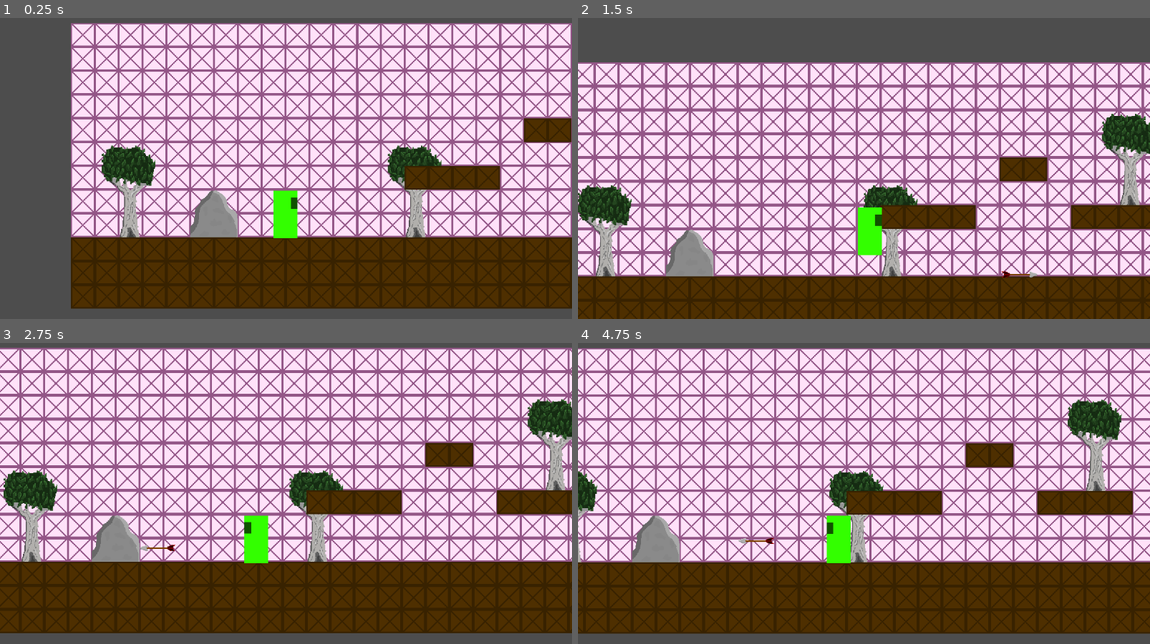
Above: before the commit, frames 1-4 (two rows, left to right).
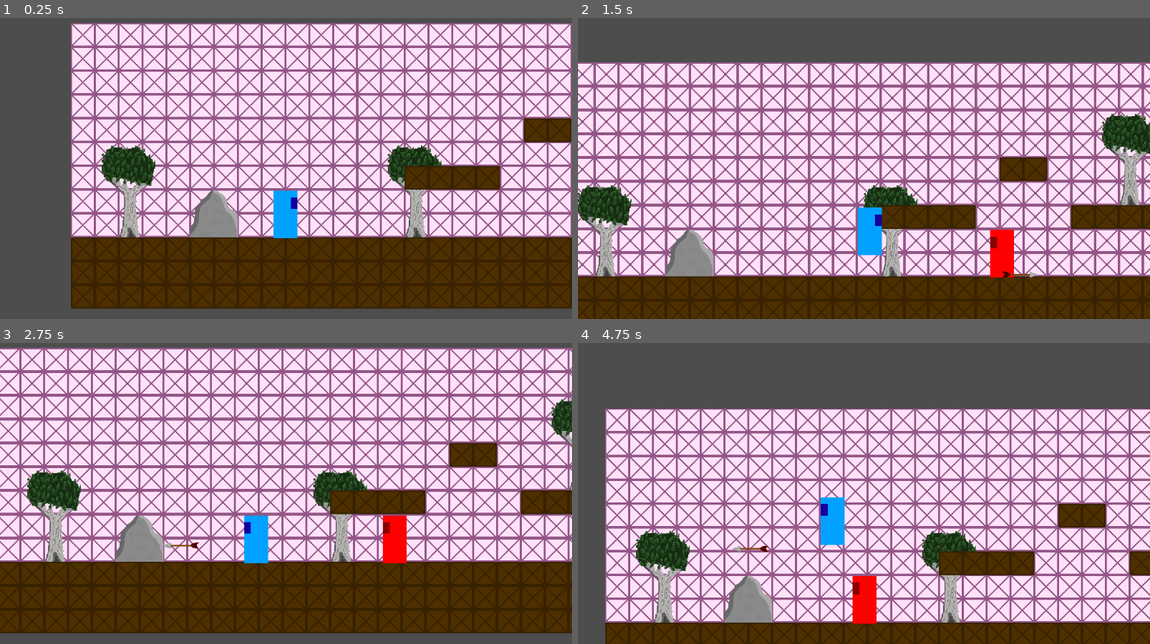
Above: after the commit, the same moments.

Repository: LeonardoSeijiNakayama/Oka
Game: Godot game, scene res://World.tscn
The game is run twice, just before and just after one commit, with the same random seed, the same clock (stepped at 60 frames per second) and the same inputs.
Inputs (mouse positions are in pixels of both pictures, inside the frame that each line leads up to):
- Up to frame 1 (0.25 s): no input
- Up to frame 2 (1.5 s): move the mouse to (989, 141) at 0.52 s; hold D (right) from 0.53 s (still down); click (989, 141) at 0.6 s; tap W (up) at 0.77, 1.07 s; tap Q (swap) at 0.8, 1.35 s; move the mouse to (749, 174) at 1.27 s
- Up to frame 3 (2.75 s): tap W (up) at 1.52, 1.55, 1.82 s; move the mouse to (343, 412) at 2.02 s; release D (right) at 2.03 s; hold A (left) from 2.03 s (still down); hold W (up) from 2.03 s (still down); click (343, 412) at 2.3 s
- Up to frame 4 (4.75 s): move the mouse to (835, 547) at 2.77 s; release A (left) at 2.78 s; release W (up) at 2.78 s; hold D (right) 2.78-4.28 s; click (835, 547) at 2.85 s; tap W (up) at 3.02, 3.32, 4.52 s; tap Q (swap) at 3.05, 4.35 s; move the mouse to (1035, 532) at 3.52 s; hold W (up) 3.53-4.28 s; tap Shift (dash) at 3.6 s; move the mouse to (692, 436) at 4.27 s; hold A (left) from 4.28 s (still down); click (692, 436) at 4.55 s

The runs differ from the first frame. In frame 1, 0.7% of the frame differs, in the area x 47-53%, y 57-74%; in frame 2, 1.3%; in frame 3, 9.4%; in frame 4, 77%, in the area x 0-100%, y 1-100%.

Commit message:
Basic Enemy Mechanics

Diff:
--- /dev/null
+++ b/Enemy/enemy.tscn
@@ -0,0 +1,61 @@
+[gd_scene load_steps=9 format=3 uid="uid://c4te4mr2noc80"]
+
+[ext_resource type="Texture2D" uid="uid://cvj13x73weyoy" path="res://Enemy/hitbox_enemy.png" id="1_2pb1h"]
+[ext_resource type="Script" uid="uid://mxhy54k0637p" path="res://Enemy/gravity.gd" id="2_px1sc"]
+[ext_resource type="Script" uid="uid://cvux7jk46v73n" path="res://state_machine/node_finite_state_machine.gd" id="3_am0pq"]
+[ext_resource type="Script" uid="uid://dispbe3grmb4s" path="res://Enemy/state_machine_controller.gd" id="3_m6jha"]
+[ext_resource type="Script" uid="uid://b5df4bdvnfunk" path="res://Enemy/state_hunt.gd" id="4_ncf7h"]
+[ext_resource type="Script" uid="uid://dm8pjufsnyqkh" path="res://Enemy/state_attack.gd" id="5_m6jha"]
+
+[sub_resource type="RectangleShape2D" id="RectangleShape2D_px1sc"]
+size = Vector2(58, 122)
+
+[sub_resource type="SegmentShape2D" id="SegmentShape2D_glvfu"]
+b = Vector2(800, 0)
+
+[node name="Enemy" type="CharacterBody2D" groups=["Enemy"]]
+
+[node name="Sprite2D" type="Sprite2D" parent="."]
+texture = ExtResource("1_2pb1h")
+
+[node name="CollisionShape2D" type="CollisionShape2D" parent="."]
+shape = SubResource("RectangleShape2D_px1sc")
+
+[node name="Gravity" type="Node" parent="." node_paths=PackedStringArray("character_body_2d", "sprite_2d")]
+script = ExtResource("2_px1sc")
+character_body_2d = NodePath("..")
+sprite_2d = NodePath("../Sprite2D")
+
+[node name="StateMachineController" type="Node" parent="." node_paths=PackedStringArray("node_finite_state_machine")]
+script = ExtResource("3_m6jha")
+node_finite_state_machine = NodePath("../StateMachine")
+
+[node name="StateMachine" type="Node" parent="." node_paths=PackedStringArray("initial_node_state")]
+script = ExtResource("3_am0pq")
+initial_node_state = NodePath("Hunt")
+
+[node name="Hunt" type="Node" parent="StateMachine" node_paths=PackedStringArray("character_body_2d", "sprite_2d", "ray_front")]
+script = ExtResource("4_ncf7h")
+character_body_2d = NodePath("../..")
+sprite_2d = NodePath("../../Sprite2D")
+speed = 400.0
+jump_force = -600.0
+ray_front = NodePath("../../RayCast2D")
+
+[node name="Attack" type="Node" parent="StateMachine" node_paths=PackedStringArray("character_body_2d", "sprite_2d")]
+script = ExtResource("5_m6jha")
+character_body_2d = NodePath("../..")
+sprite_2d = NodePath("../../Sprite2D")
+
+[node name="AttackArea" type="Area2D" parent="."]
+
+[node name="CollisionShape2D" type="CollisionShape2D" parent="AttackArea"]
+position = Vector2(-400, 0)
+shape = SubResource("SegmentShape2D_glvfu")
+debug_color = Color(0.99722415, 0, 0.18023321, 0.41960785)
+
+[node name="RayCast2D" type="RayCast2D" parent="."]
+target_position = Vector2(80, 0)
+
+[connection signal="body_entered" from="AttackArea" to="StateMachineController" method="_on_attack_area_body_entered"]
+[connection signal="body_exited" from="AttackArea" to="StateMachineController" method="_on_attack_area_body_exited"]
--- /dev/null
+++ b/Enemy/gravity.gd
@@ -0,0 +1,11 @@
+extends Node
+
+@export var character_body_2d : CharacterBody2D
+@export var sprite_2d : Sprite2D
+
+var GRAVITY : float = 1000.
+
+func _physics_process(delta: float) -> void:
+	if !character_body_2d.is_on_floor():
+		character_body_2d.velocity.y += GRAVITY * delta
+	character_body_2d.move_and_slide()
--- /dev/null
+++ b/Enemy/state_attack.gd
@@ -0,0 +1,17 @@
+extends NodeState
+
+@export var character_body_2d : CharacterBody2D
+@export var sprite_2d : Sprite2D
+@export var slow_down_speed : float = 100
+
+func on_process(delta : float):
+	pass
+
+func on_physics_process(delta : float):
+	character_body_2d.velocity.x = move_toward(character_body_2d.velocity.x, 0, slow_down_speed * delta)
+
+func enter():
+	pass
+
+func exit():
+	pass
--- /dev/null
+++ b/Enemy/state_hunt.gd
@@ -0,0 +1,33 @@
+extends NodeState
+
+@export var character_body_2d: CharacterBody2D
+@export var sprite_2d: Sprite2D
+@export var speed: float = 120.0
+@export var jump_force: float = -750.0
+@export var ray_front: RayCast2D
+
+var player: CharacterBody2D
+
+func on_physics_process(delta: float) -> void:
+
+	var diff := player.global_position - character_body_2d.global_position
+	var direction = sign(diff.x)
+
+	sprite_2d.flip_h = !(direction > 0)
+	ray_front.scale.x = direction
+
+	character_body_2d.velocity.x = direction * speed
+
+	var hit := ray_front.get_collider()
+	if hit != null and hit.is_in_group("Obstacle") and character_body_2d.is_on_floor():
+		character_body_2d.velocity.y = jump_force
+
+
+func enter() -> void:
+	var players := get_tree().get_nodes_in_group("Player")
+	if players.size() > 0:
+		player = players[0] as CharacterBody2D
+
+
+func exit() -> void:
+	pass
--- /dev/null
+++ b/Enemy/state_machine_controller.gd
@@ -0,0 +1,11 @@
+extends Node
+
+@export var node_finite_state_machine : NodeFiniteStateMachine
+
+func _on_attack_area_body_entered(body: Node2D) -> void:
+	if body.is_in_group("Player"):
+			node_finite_state_machine.transition_to("attack")
+
+func _on_attack_area_body_exited(body: Node2D) -> void:
+	if body.is_in_group("Player"):
+		node_finite_state_machine.transition_to("hunt")
--- a/Player.tscn
+++ b/Player.tscn
@@ -1,7 +1,7 @@
 [gd_scene load_steps=6 format=3 uid="uid://ccuoxfb8fix7q"]
 
 [ext_resource type="Script" uid="uid://gj4q8r6rfj05" path="res://player.gd" id="1_kpjcp"]
-[ext_resource type="Texture2D" uid="uid://b4vl0udeodkwo" path="res://hitbox_player.png" id="1_xhfnw"]
+[ext_resource type="Texture2D" uid="uid://3kq8fjhu6p57" path="res://hitbox_player2.png" id="2_kne1u"]
 [ext_resource type="Texture2D" uid="uid://y3i3s4q2q7wv" path="res://attack_area.png" id="3_kne1u"]
 
 [sub_resource type="RectangleShape2D" id="RectangleShape2D_kpjcp"]
@@ -10,7 +10,7 @@
 [sub_resource type="RectangleShape2D" id="RectangleShape2D_kne1u"]
 size = Vector2(128, 128)
 
-[node name="CharacterBody2D" type="CharacterBody2D"]
+[node name="CharacterBody2D" type="CharacterBody2D" groups=["Player"]]
 z_index = 1
 script = ExtResource("1_kpjcp")
 
@@ -18,7 +18,7 @@
 shape = SubResource("RectangleShape2D_kpjcp")
 
 [node name="Sprite2D" type="Sprite2D" parent="."]
-texture = ExtResource("1_xhfnw")
+texture = ExtResource("2_kne1u")
 
 [node name="Area2D" type="Area2D" parent="."]
 
--- a/World.tscn
+++ b/World.tscn
@@ -1,10 +1,11 @@
-[gd_scene load_steps=12 format=4 uid="uid://dfg51nk3g05jw"]
+[gd_scene load_steps=13 format=4 uid="uid://dfg51nk3g05jw"]
 
 [ext_resource type="Texture2D" uid="uid://bwnrvppwl6eqy" path="res://hitbox_ground.png" id="1_2dftf"]
 [ext_resource type="Texture2D" uid="uid://jsum4cgnrlm5" path="res://tile_test.png" id="2_bcbcq"]
 [ext_resource type="PackedScene" uid="uid://ccuoxfb8fix7q" path="res://Player.tscn" id="3_bcbcq"]
 [ext_resource type="Texture2D" uid="uid://dxdgvoltutp1h" path="res://tree.png" id="3_eu7l1"]
 [ext_resource type="Texture2D" uid="uid://dgbqfrnshpetq" path="res://rock.png" id="3_js7pq"]
+[ext_resource type="PackedScene" uid="uid://c4te4mr2noc80" path="res://Enemy/enemy.tscn" id="6_p1v5b"]
 
 [sub_resource type="TileSetAtlasSource" id="TileSetAtlasSource_js7pq"]
 texture = ExtResource("1_2dftf")
@@ -69,7 +70,7 @@
 tile_map_data = PackedByteArray("AAANAAUAAwAAAAAAAAANAAYAAwAAAAEAAAANAAcAAwAAAAIAAAANAAgAAwAAAAMAAAAOAAUAAwABAAAAAAAOAA …(688 unchanged characters)…
 tile_set = SubResource("TileSet_p1v5b")
 
-[node name="Objects" type="TileMapLayer" parent="TileMap"]
+[node name="Objects" type="TileMapLayer" parent="TileMap" groups=["Obstacle"]]
 tile_map_data = PackedByteArray("AAAFAAcAAQAAAAAAAAAFAAgAAQAAAAEAAAAGAAcAAQABAAAAAAAGAAgAAQABAAEAAAA=")
 tile_set = SubResource("TileSet_wygdx")
 
@@ -79,3 +80,7 @@
 
 [node name="CharacterBody2D" parent="." instance=ExtResource("3_bcbcq")]
 position = Vector2(576, 512)
+
+[node name="Enemy" parent="." instance=ExtResource("6_p1v5b")]
+z_index = 1
+position = Vector2(1816, 500)
--- a/player.gd
+++ b/player.gd
@@ -204,8 +204,10 @@
 func swap_character()->void:
 	if character == CHARACTER1:
 		character = CHARACTER2
+		Sprite.texture = load("res://hitbox_player.png")
 	else:
 		character = CHARACTER1
+		Sprite.texture = load("res://hitbox_player2.png")
 
 
 
--- /dev/null
+++ b/state_machine/node_finite_state_machine.gd
@@ -0,0 +1,45 @@
+class_name NodeFiniteStateMachine
+extends Node
+
+@export var initial_node_state : NodeState
+
+var node_states : Dictionary = {}
+var current_node_state : NodeState
+var current_node_state_name : String
+
+func _ready() -> void:
+	for child in get_children():
+		if child is NodeState:
+			node_states[child.name.to_lower()] = child
+
+	if initial_node_state:
+		initial_node_state.enter()
+		current_node_state = initial_node_state
+		current_node_state_name = current_node_state.name.to_lower()
+
+func _process(delta: float) -> void:
+	if current_node_state:
+		current_node_state.on_process(delta)
+
+func _physics_process(delta: float) -> void:
+	if current_node_state:
+		current_node_state.on_physics_process(delta)
+
+	print('estado atual: ', current_node_state_name.to_lower())
+
+func transition_to(node_state_name : String):
+	if node_state_name == current_node_state_name.to_lower():
+		return
+
+	var new_node_state = node_states.get(node_state_name.to_lower())
+
+	if !new_node_state:
+		return
+
+	if current_node_state:
+		current_node_state.exit()
+
+	new_node_state.enter()
+
+	current_node_state = new_node_state
+	current_node_state_name = current_node_state.name.to_lower()
--- /dev/null
+++ b/state_machine/node_state.gd
@@ -0,0 +1,14 @@
+class_name NodeState
+extends Node
+
+func on_process(delta : float):
+	pass
+
+func on_physics_process(delta : float):
+	pass
+
+func enter():
+	pass
+
+func exit():
+	pass
Not shown, added: Enemy/gravity.gd.uid
Binary file added: Enemy/hitbox_enemy.png
Not shown, added: Enemy/hitbox_enemy.png.import
Not shown, added: Enemy/state_attack.gd.uid
Not shown, added: Enemy/state_hunt.gd.uid
Not shown, added: Enemy/state_machine_controller.gd.uid
Binary file added: hitbox_player2.png
Not shown, added: hitbox_player2.png.import
Not shown, added: state_machine/node_finite_state_machine.gd.uid
Not shown, added: state_machine/node_state.gd.uid
